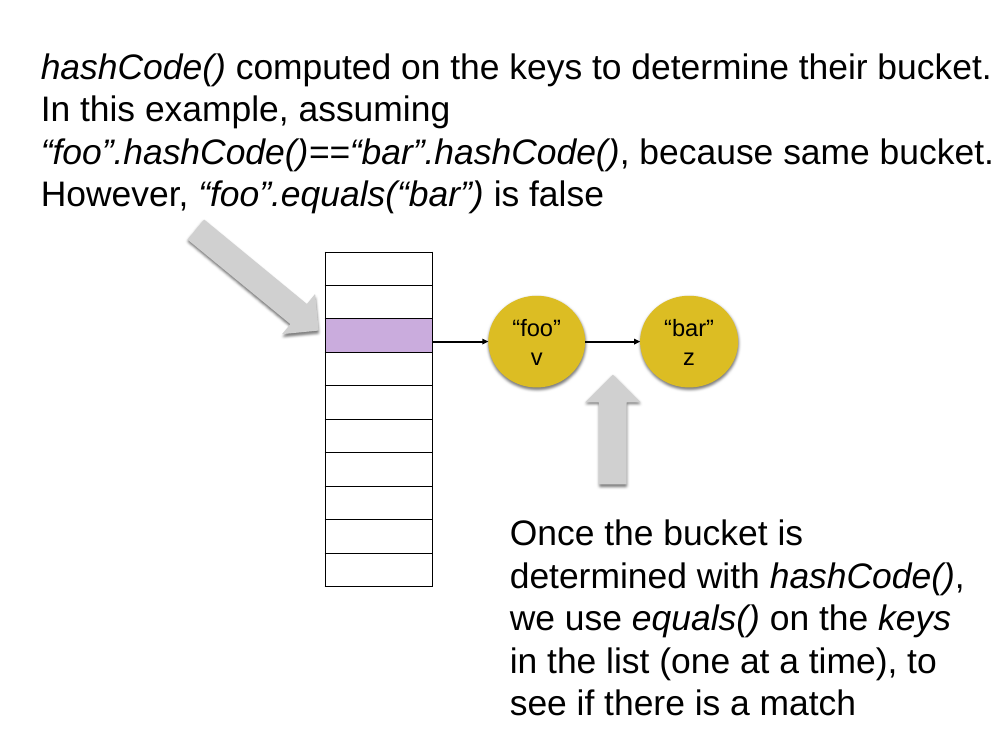
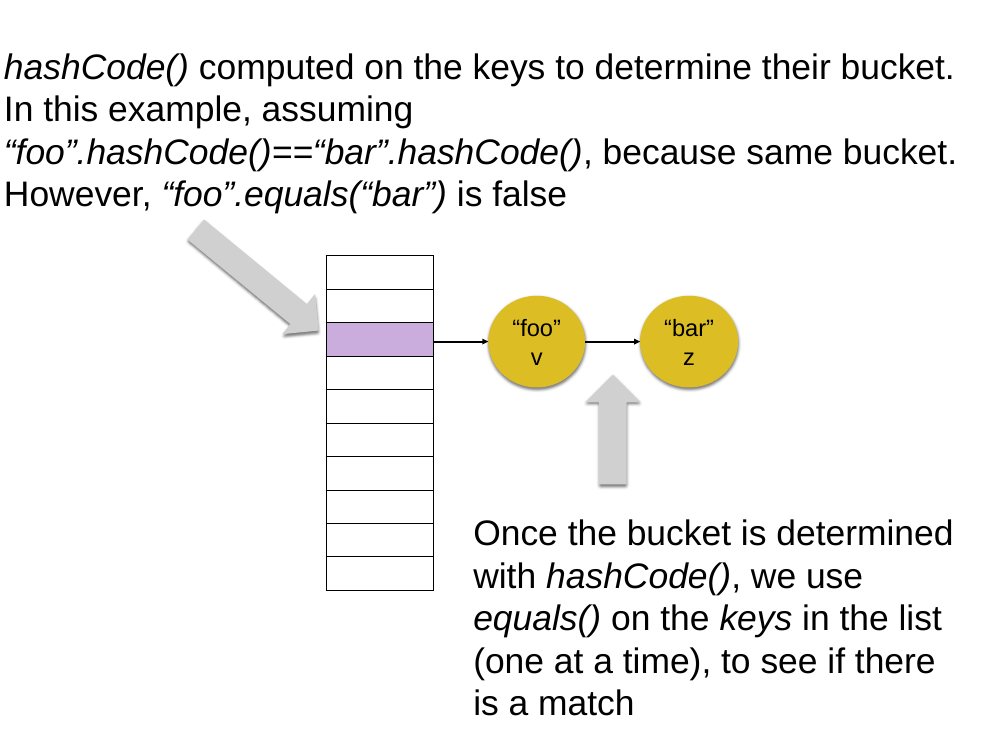
Before and after one commit to arcuri82/algorithms, a slide deck: slide 9 of docs/slides/06/06_hash_maps.pptx. Drawn at 1008x756 pixels with LibreOffice and Linux fonts; fonts in the diff are those of the drawing; grey boxes stand for pictures. Boxes give left, top, right and bottom in pixels: in the first picture for what was removed or moved away, otherwise in the second. Text is boxed around its words. In the diff, an @@ line names an element or a change of style, - is before the commit and + after.

```diff
--- a/docs/slides/06/06_hash_maps.pptx
+++ b/docs/slides/06/06_hash_maps.pptx
@@ text "hashCode() computed on the keys ...": place and size @@
-text "hashCode() computed on the keys ..." at bbox=[41, 53, 994, 214]
+text "hashCode() computed on the keys ..." at bbox=[4, 53, 957, 214]
@@ table: place and size @@
-table at bbox=[325, 252, 432, 607]
+table at bbox=[326, 256, 433, 610]
@@ text "Once the bucket is determined ..." rewrapped from bbox=[510, 519, 965, 716] to bbox=[473, 519, 953, 716] @@
```
Also in this commit, not shown: 1 other file.
